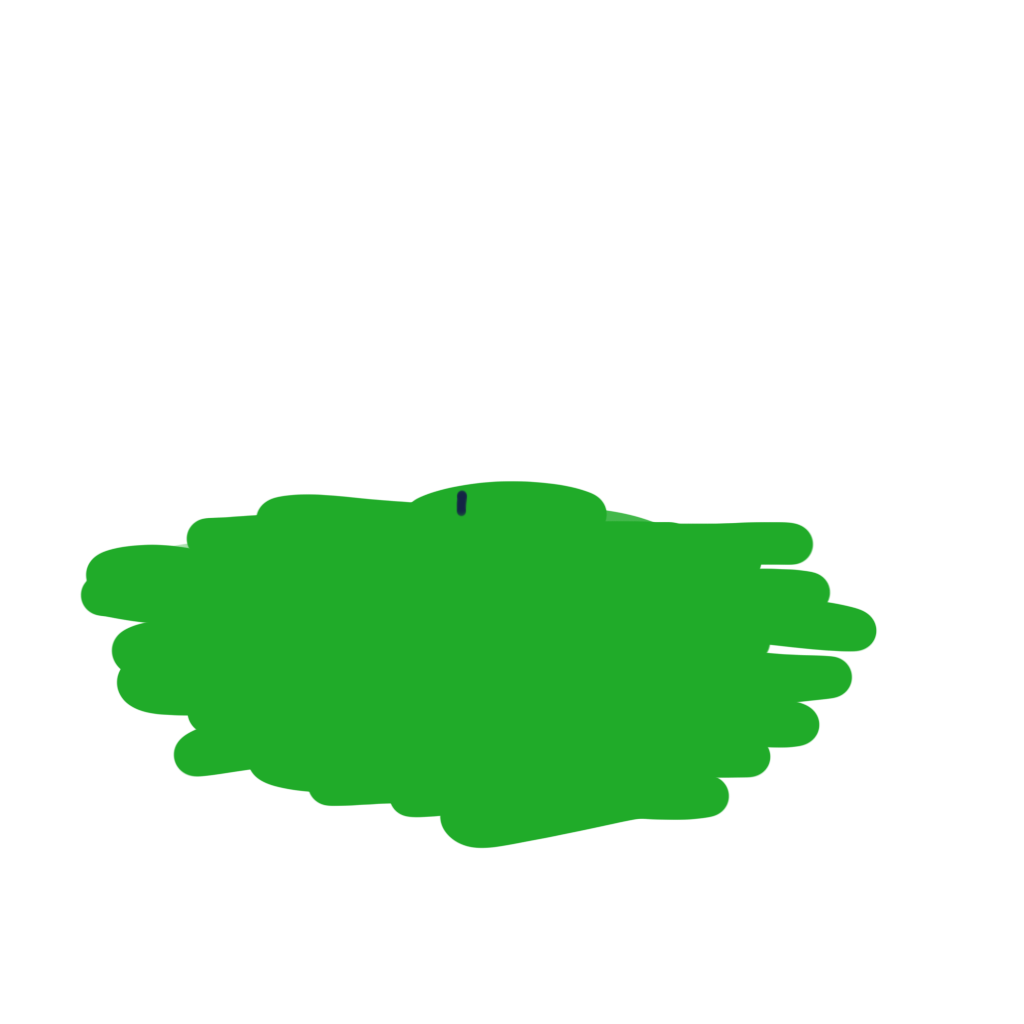
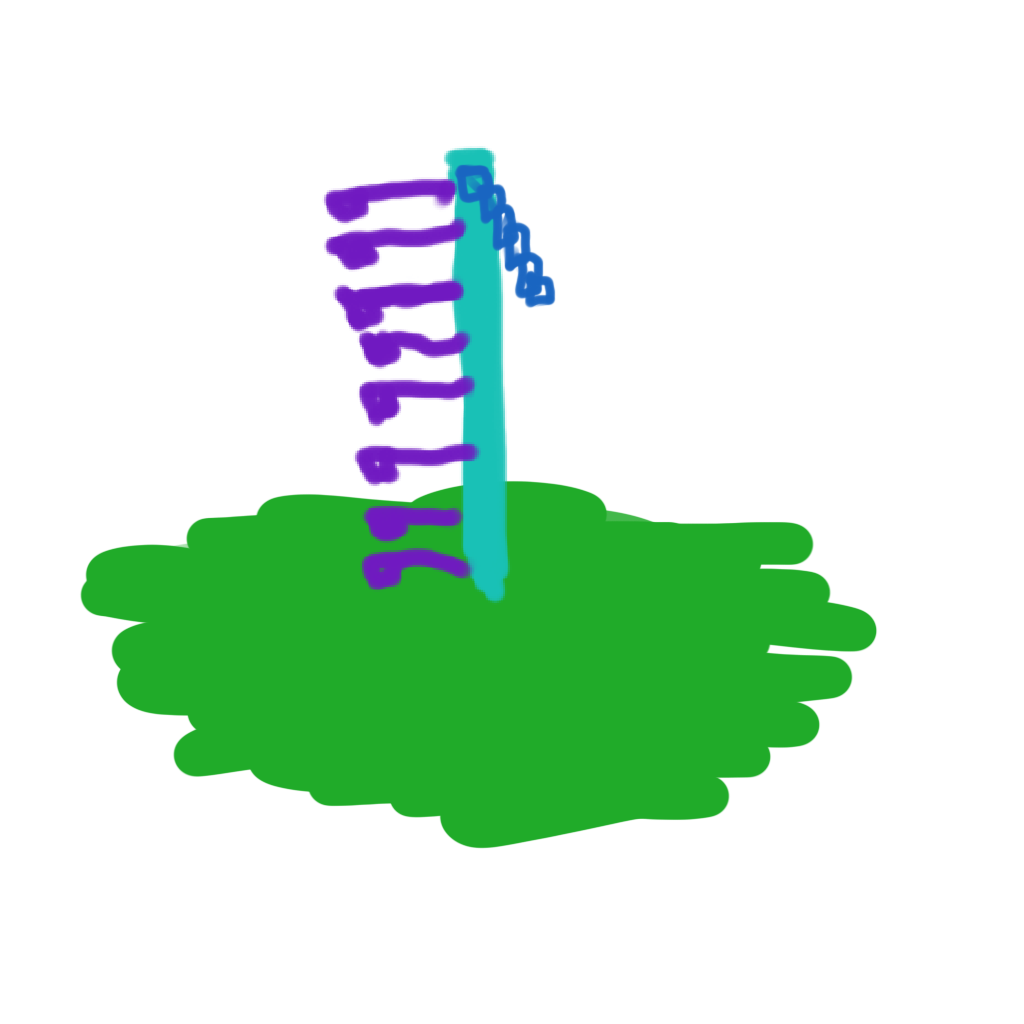
The second 1024 × 1024 image is a revision of the first. Changes to its layers:
added layer "Layer 6" above "Layer 5 copy" over box(322, 146, 556, 605)
renamed "Layer 4" to "Layer 5", hid it, painted on it over box(448, 342, 512, 605)
